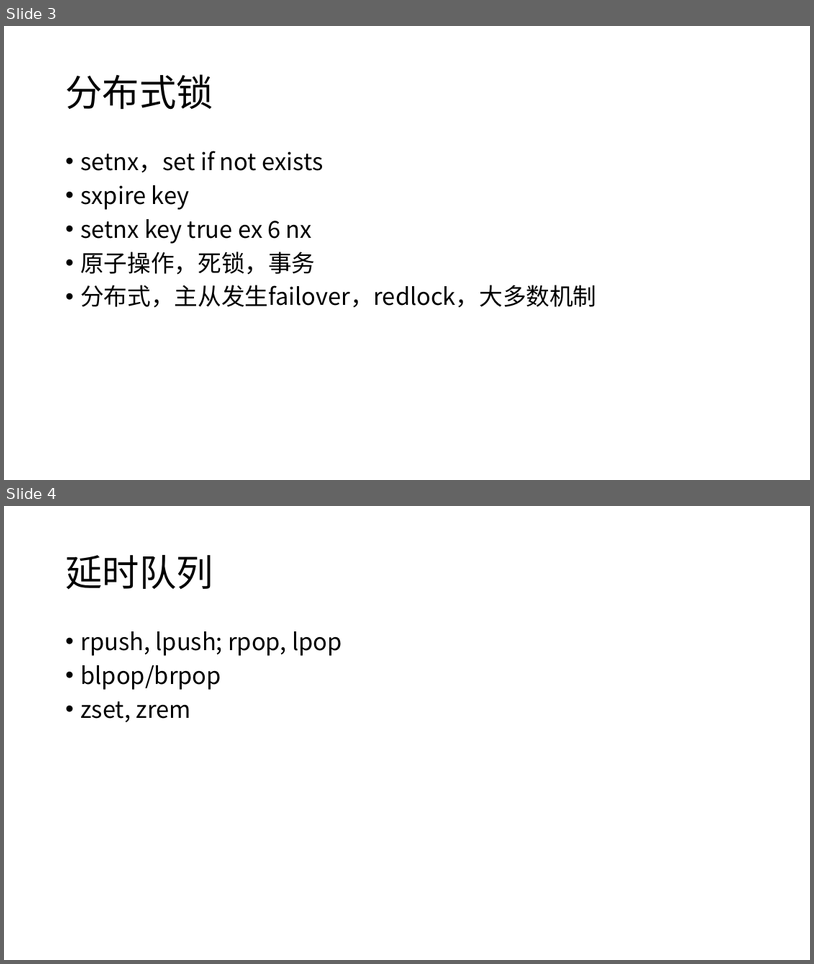
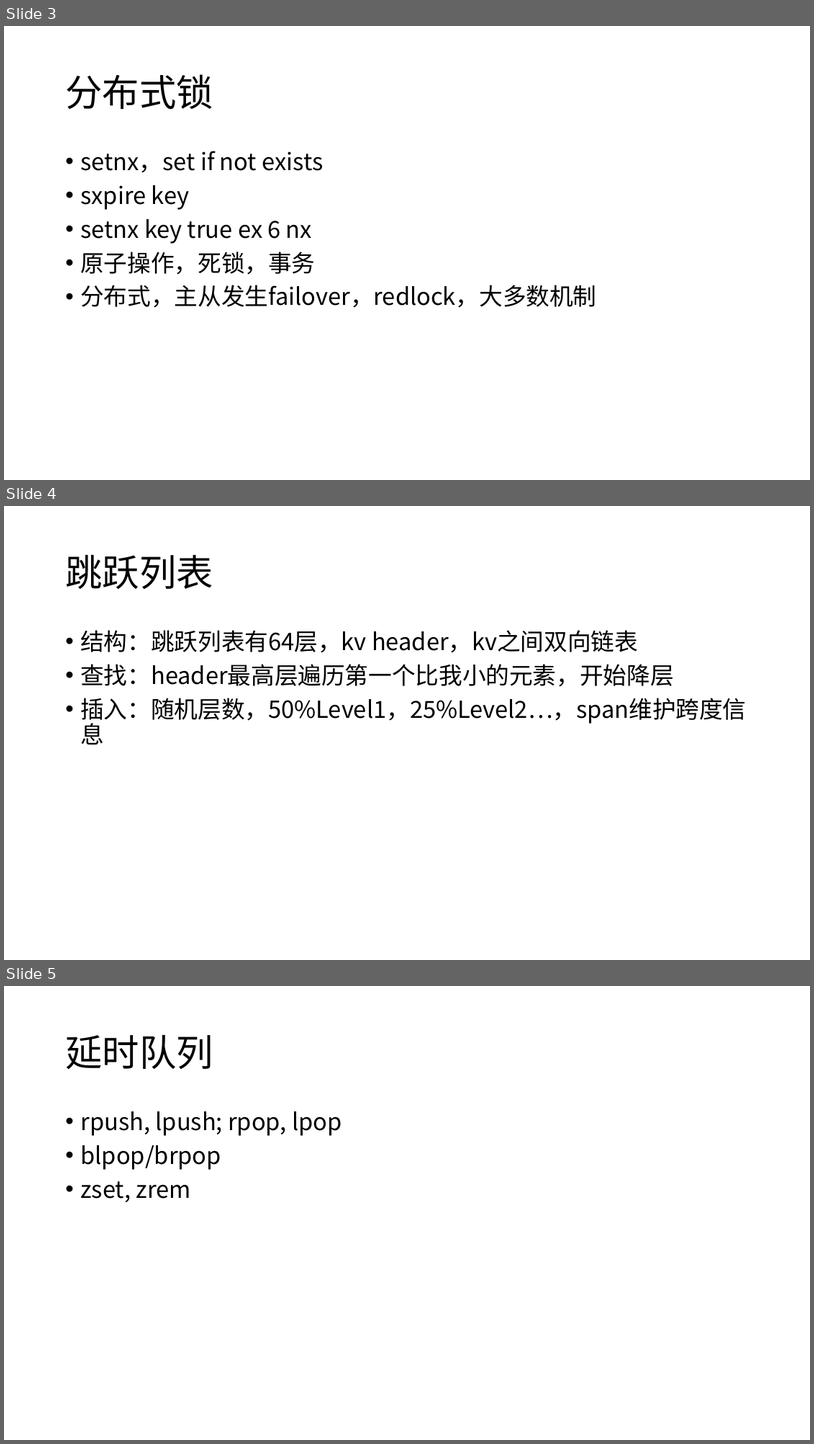
Before and after one commit to zzsure/computer-course-reading, a slide deck: Redis.pptx. Shown one above the other, each under a label of ours: slides 3 and 4 before the commit, slides 3, 4 and 5 after it. The pictures are 814x964 and 814x1444 pixels, drawn with LibreOffice and Linux fonts; fonts in the diff are those of the drawing. Boxes give left, top, right and bottom in pixels: in the first picture for what was removed or moved away, otherwise in the second. Text is boxed around its words. In the diff, an @@ line names an element or a change of style, - is before the commit and + after.

```diff
--- a/Redis.pptx
+++ b/Redis.pptx
@@ slide 4 added at <box>4,506,810,960</box>, background #FFFFFF @@
@@ title added at <box>65,554,213,590</box>, 44 pt, text #000000 @@
+跳跃列表
@@ text added at <box>80,630,746,723</box>, 28 pt, text #000000 @@
+• 结构：跳跃列表有64层，kv header，kv之间双向链表
+• 查找：header最高层遍历第一个比我小的元素，开始降层
+• 插入：随机层数，50%Level1，25%Level2…，span维护跨度信息
@@ what was slide 4 is now slide 5 @@
```
Also in this commit, not shown: 1 slide changed, 2 slides removed, 2 other files.
